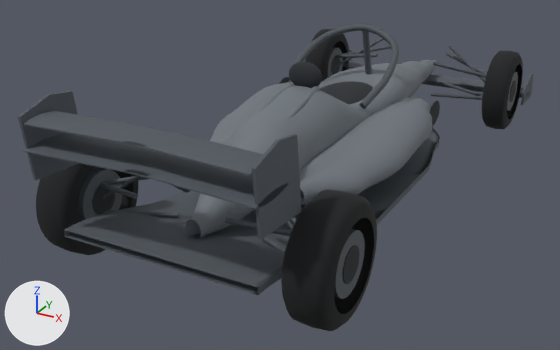
A saved change to the glTF model public/models/eds-g03-preview.glb.
Before and after are seen from a camera (50 mm lens) standing at (2.4, -5.24, 2.51) and looking at (-0.29, -0.35, 0.06). Lighting does not change. The marker at lower left points along +X, +Y and +Z. The first picture is the older version. Vertices at exactly the same position are counted once.

Script lines for the objects in view, before the commit:
```python
me_mesh_0 = bpy.data.meshes.new('Mesh_0')
me_mesh_0.from_pydata(...)  # 7004 vertices, 13792 faces; spans x -0.76..0.76, y -1.93..2.48, z 0.23..0.89
me_mesh_0.materials.append(mat_eds_g03_blockout_body)  # grey #6f767d
me_mesh_1 = bpy.data.meshes.new('Mesh_1')
me_mesh_1.from_pydata(...)  # 5480 vertices, 10824 faces; spans x -1.0..1.0, y -2.45..2.6, z 0.06..1.18
me_mesh_1.materials.append(mat_eds_g03_blockout_aero)  # dark grey #50575e
me_mesh_2 = bpy.data.meshes.new('Mesh_2')
me_mesh_2.from_pydata(...)  # 1120 vertices, 1920 faces; spans x -1.0..1.0, y -2.23..2.11, z 0.0..0.76
me_mesh_2.materials.append(mat_eds_g03_blockout_tire)  # black #17191b
me_mesh_3 = bpy.data.meshes.new('Mesh_3')
me_mesh_3.from_pydata(...)  # 1326 vertices, 2536 faces; spans x -0.98..0.98, y -2.1..1.96, z 0.18..1.11
me_mesh_3.materials.append(mat_eds_g03_blockout_mechanical)  # dark grey #4d545a
me_mesh_4 = bpy.data.meshes.new('Mesh_4')
me_mesh_4.from_pydata(...)  # 1194 vertices, 2304 faces; spans x -0.98..0.98, y -1.96..1.85, z 0.26..1.05
me_mesh_4.materials.append(mat_eds_g03_blockout_cockpit)  # black #262a2e
ob_eds_g03_aero = bpy.data.objects.new('EDS_G03_AERO', me_mesh_1)
ob_eds_g03_aero.location = (0.0, 0.0, 0.0)
ob_eds_g03_body = bpy.data.objects.new('EDS_G03_BODY', me_mesh_0)
ob_eds_g03_body.location = (0.0, 0.0, 0.0)
ob_eds_g03_cockpit = bpy.data.objects.new('EDS_G03_COCKPIT', me_mesh_4)
ob_eds_g03_cockpit.location = (0.0, 0.0, 0.0)
ob_eds_g03_mechanical = bpy.data.objects.new('EDS_G03_MECHANICAL', me_mesh_3)
ob_eds_g03_mechanical.location = (0.0, 0.0, 0.0)
ob_eds_g03_tire = bpy.data.objects.new('EDS_G03_TIRE', me_mesh_2)
ob_eds_g03_tire.location = (0.0, 0.0, 0.0)
```
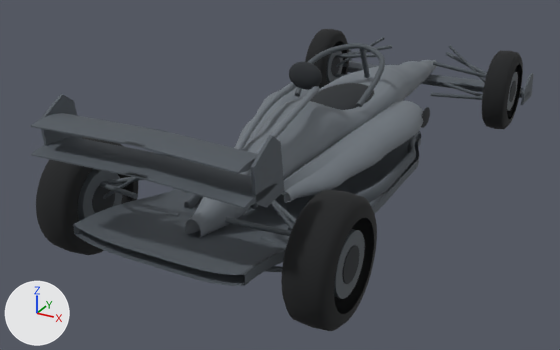
Changed parts and their boxes [x1, y1, x2, y2] in the pictures (560 x 350 px; the box of a moved part takes in the faces that stretch with it):
'EDS_G03_AERO', reshaped: before [18, 49, 534, 295]; after [31, 49, 534, 286]
'EDS_G03_BODY', reshaped: before [185, 60, 437, 239]; after [185, 60, 437, 238]
'EDS_G03_MECHANICAL', reshaped: before [77, 24, 518, 299]; after [77, 37, 518, 299]
part 1 of me_mesh_0, moved or reshaped: before [194, 63, 432, 231]; after [195, 65, 423, 230]
part 2 of me_mesh_1, moved or reshaped: before [23, 133, 288, 209]; after [31, 137, 277, 208]
part 3 of me_mesh_1, deleted: before [18, 91, 79, 180]
part 4 of me_mesh_1, deleted: before [252, 134, 302, 240]
part 5 of me_mesh_1, moved or reshaped: before [23, 111, 440, 295]; after [31, 94, 421, 286]
part 6 of me_mesh_3, moved or reshaped: before [362, 30, 372, 75]; after [360, 48, 370, 78]
part 7 of me_mesh_3, moved or reshaped: before [289, 24, 399, 109]; after [295, 43, 385, 107]
part 8 of me_mesh_4, moved or reshaped (not visible afterwards): before [279, 77, 290, 84]
part 9 of me_mesh_4, moved or reshaped: before [430, 100, 440, 126]; after [421, 107, 430, 128]

Patch to the scene script:
```diff
--- a/public/models/eds-g03-preview.glb.py
+++ b/public/models/eds-g03-preview.glb.py
@@ me_mesh_0 @@
 # used by ob_eds_g03_body; location = (0.0, 0.0, 0.0)
-me_mesh_0.from_pydata(...)  # 7004 vertices, 13792 faces; spans x -0.76..0.76, y -1.93..2.48, z 0.23..0.89
+me_mesh_0.from_pydata(...)  # 7004 vertices, 13792 faces; spans x -0.66..0.66, y -1.93..2.48, z 0.26..0.89
+# me_mesh_0 part 1: 5413 of 7004 vertices moved; they spanned x -0.76..0.76, y -1.79..1.57, z 0.23..0.89 and now span x -0.66..0.66, y -1.79..1.57, z 0.27..0.78; mean shift (0.0, -0.03, -0.02); largest move (-0.73, -0.59, 0.4) -> (-0.5, -0.64, 0.37)
 me_mesh_0.materials.append(mat_eds_g03_blockout_body)
@@ me_mesh_1 @@
 # used by ob_eds_g03_aero; location = (0.0, 0.0, 0.0)
-me_mesh_1.from_pydata(...)  # 5480 vertices, 10824 faces; spans x -1.0..1.0, y -2.45..2.6, z 0.06..1.18
+me_mesh_1.from_pydata(...)  # 6668 vertices, 13136 faces; spans x -1.0..1.0, y -2.45..2.6, z 0.06..1.18
+# me_mesh_1 part 2: the loose piece of 558 vertices spanning x -0.74..0.74, y -2.45..-2.08, z 0.9..0.94 is scaled about its middle by (0.919, 0.965, 0.921), then moved by (0.0, -0.01, -0.01)
+# me_mesh_1 part 3: the loose piece of 10 vertices spanning x -0.74..-0.72, y -2.45..-1.98, z 0.7..1.18 is deleted
+# me_mesh_1 part 4: the loose piece of 10 vertices spanning x 0.72..0.74, y -2.45..-1.98, z 0.7..1.18 is deleted
+# me_mesh_1 part 5: 33 vertices moved within x -0.43..0.43, y -2.43..0.23, z 0.09..1.1; 3155 vertices removed from x -0.72..0.72, y -2.44..1.35, z 0.06..1.1; 4363 vertices added at x -0.68..0.68, y -2.45..1.08, z 0.06..1.18
 me_mesh_1.materials.append(mat_eds_g03_blockout_aero)
@@ me_mesh_3 @@
 # used by ob_eds_g03_mechanical; location = (0.0, 0.0, 0.0)
-me_mesh_3.from_pydata(...)  # 1326 vertices, 2536 faces; spans x -0.98..0.98, y -2.1..1.96, z 0.18..1.11
+me_mesh_3.from_pydata(...)  # 1326 vertices, 2536 faces; spans x -0.98..0.98, y -2.1..1.96, z 0.18..0.96
+# me_mesh_3 part 6: the loose piece of 24 vertices spanning x -0.03..0.03, y 0.53..0.71, z 0.65..1.09 is turned 11.4 degrees about the x axis through its middle and scaled by 0.748, then moved by (0.0, -0.05, -0.08)
+# me_mesh_3 part 7: 650 of 1326 vertices moved; they spanned x -0.41..0.41, y -0.17..0.59, z 0.65..1.11 and now span x -0.32..0.32, y -0.13..0.52, z 0.64..0.96; mean shift (0.0, -0.04, -0.07); largest move (0.0, 0.58, 1.09) -> (0.0, 0.52, 0.95)
 me_mesh_3.materials.append(mat_eds_g03_blockout_mechanical)
@@ me_mesh_4 @@
 me_mesh_4.from_pydata(...)  # 1194 vertices, 2304 faces; spans x -0.98..0.98, y -1.96..1.85, z 0.26..1.05
 # used by ob_eds_g03_cockpit; location = (0.0, 0.0, 0.0)
+# me_mesh_4 part 8: the loose piece of 164 vertices spanning x -0.69..-0.65, y 0.3..0.56, z 0.4..0.6 is scaled about its middle by (0.933, 0.846, 0.8), then moved by (0.06, -0.05, -0.03)
+# me_mesh_4 part 9: the loose piece of 164 vertices spanning x 0.65..0.69, y 0.3..0.56, z 0.4..0.6 is scaled about its middle by (0.933, 0.846, 0.8), then moved by (-0.06, -0.05, -0.03)
 me_mesh_4.materials.append(mat_eds_g03_blockout_cockpit)
```
